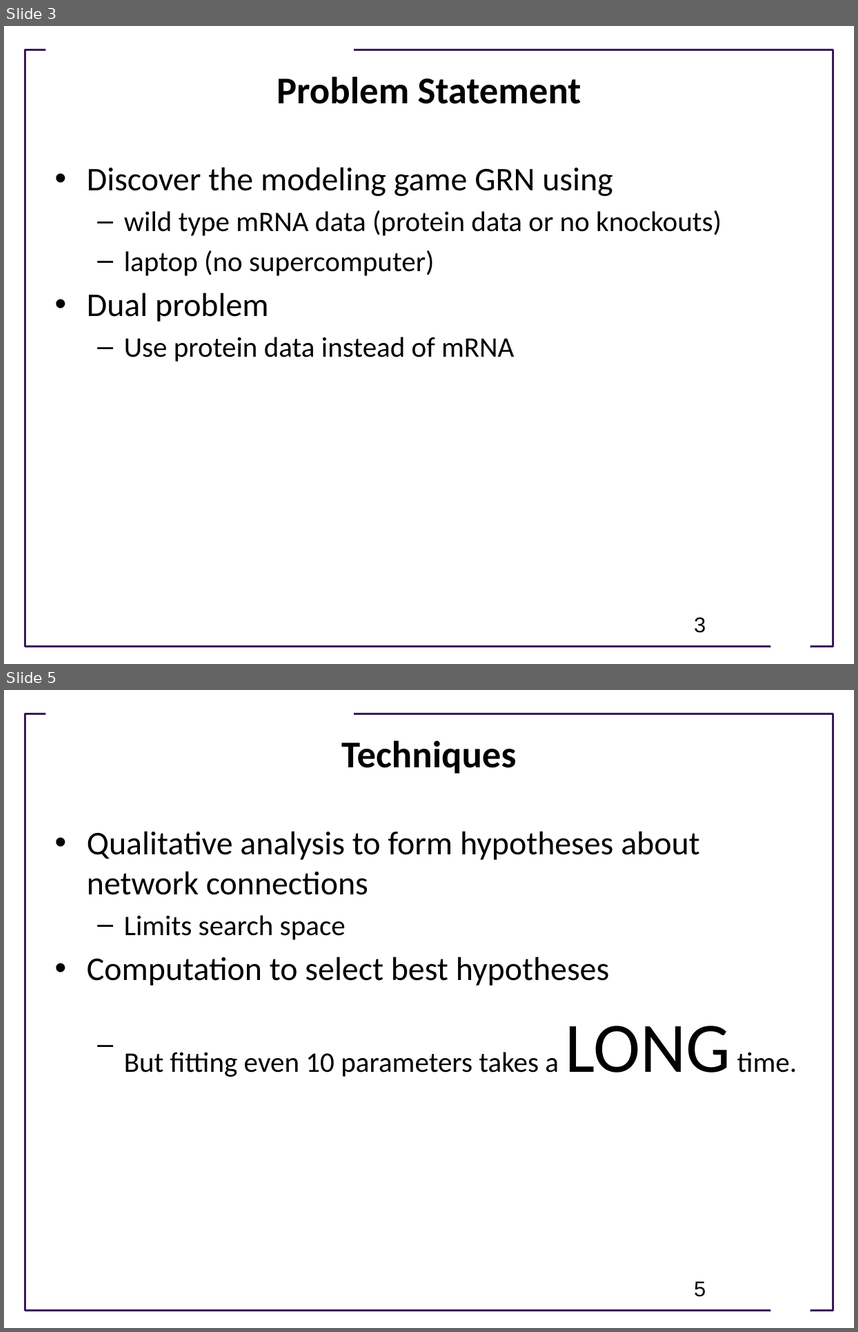
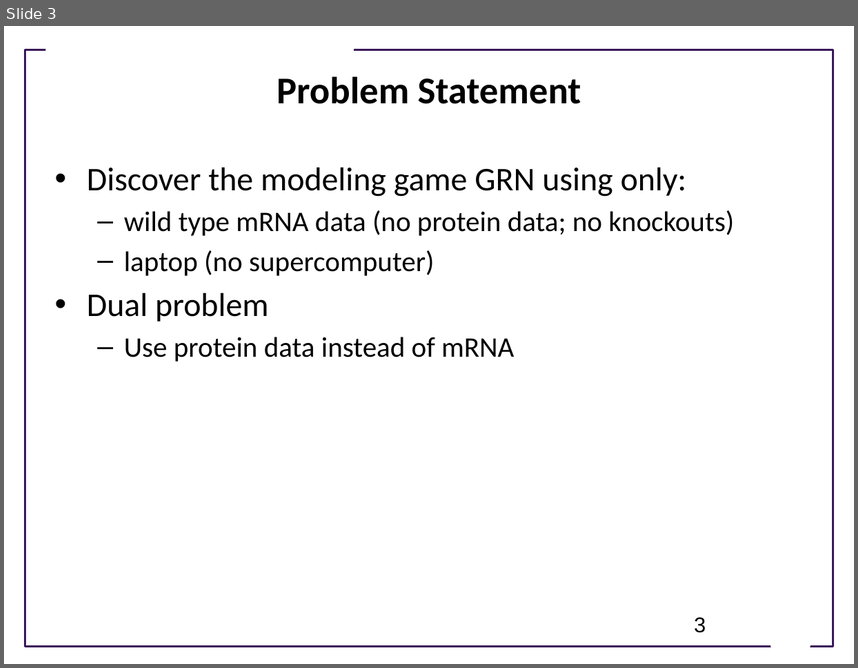
Before and after one commit to ModelEngineering/advancing-biomedical-models, a slide deck: ModelingGame/Summary of Approach to Modeling Game.pptx. Shown one above the other, each under a label of ours: slides 3 and 5 before the commit, slide 3 after it; the slides between them are not shown. The pictures are 858x1332 and 858x668 pixels, drawn with LibreOffice and Linux fonts; fonts in the diff are those of the drawing; background and template pictures are left out. Boxes give left, top, right and bottom in pixels: in the first picture for what was removed or moved away, otherwise in the second. Text is boxed around its words. In the diff, an @@ line names an element or a change of style, - is before the commit and + after.

```diff
--- a/ModelingGame/Summary of Approach to Modeling Game.pptx
+++ b/ModelingGame/Summary of Approach to Modeling Game.pptx
@@ slide 5 removed at bbox=[4, 690, 854, 1328], background #FFFFFF; not listed: 3 template elements that a slide beside it also shows @@
@@ title removed at bbox=[341, 740, 516, 773] @@
-Techniques
@@ text removed at bbox=[87, 831, 797, 1076] @@
-• Qualitative analysis to form hypotheses about network connections
-  – Limits search space
-• Computation to select best hypotheses
-  – But fitting even 10 parameters takes a LONG time.
@@ page number removed at bbox=[694, 1281, 706, 1297] @@
-5
@@ slide 3 changed as well @@
@@ text at bbox=[87, 167, 734, 236]: text changed @@
-• Discover the modeling game GRN using
-  – wild type mRNA data (protein data or no knockouts)
+• Discover the modeling game GRN using only:
+  – wild type mRNA data (no protein data; no knockouts)
```
Also in this commit, not shown: 4 other slides changed, 6 slides added, 2 other slides removed.
